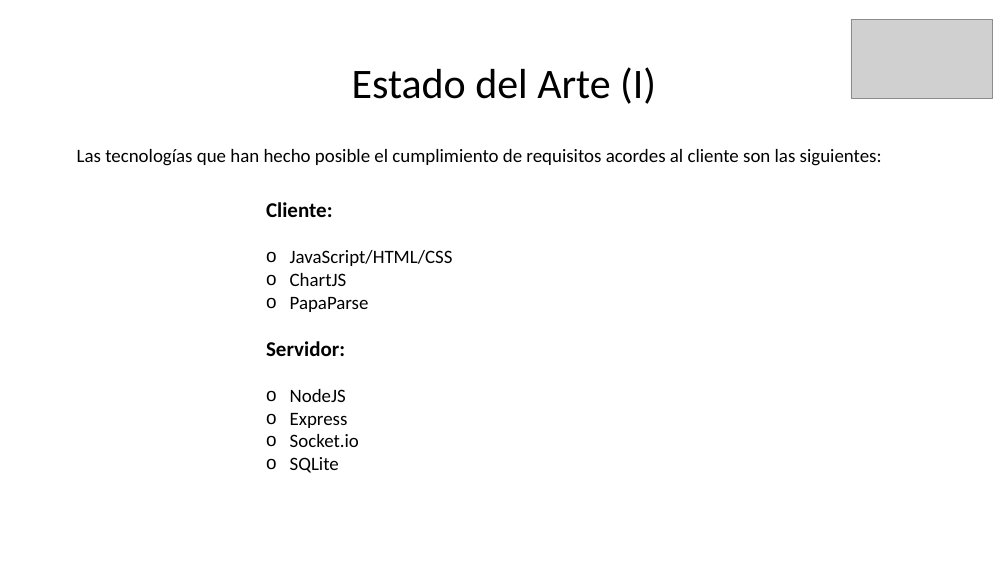
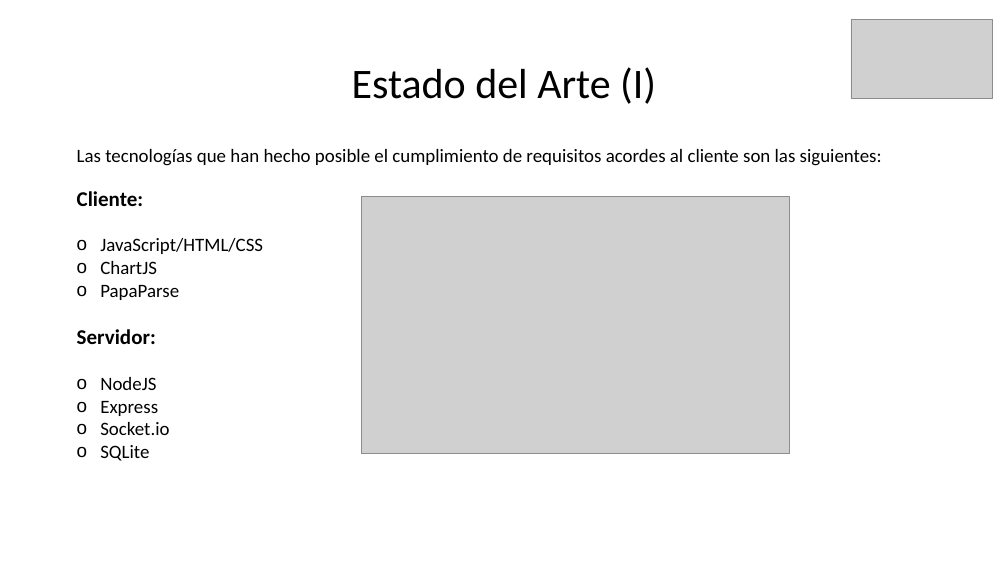
Before and after one commit to BorjaGD94/TFG, a slide deck: slide 8 of Presentación.pptx. Drawn at 1008x567 pixels with LibreOffice and Linux fonts; fonts in the diff are those of the drawing; grey boxes stand for pictures; background and template pictures are left out. Boxes give left, top, right and bottom in pixels: in the first picture for what was removed or moved away, otherwise in the second. Text is boxed around its words. In the diff, an @@ line names an element or a change of style, - is before the commit and + after.

```diff
--- a/Presentación.pptx
+++ b/Presentación.pptx
@@ text "Cliente:": place and size @@
-text "Cliente:" at (266,202,453,473)
+text "Cliente:" at (77,191,263,461)
@@ picture added at (361,197,789,454) @@
```
Also in this commit, not shown: 1 other file.
